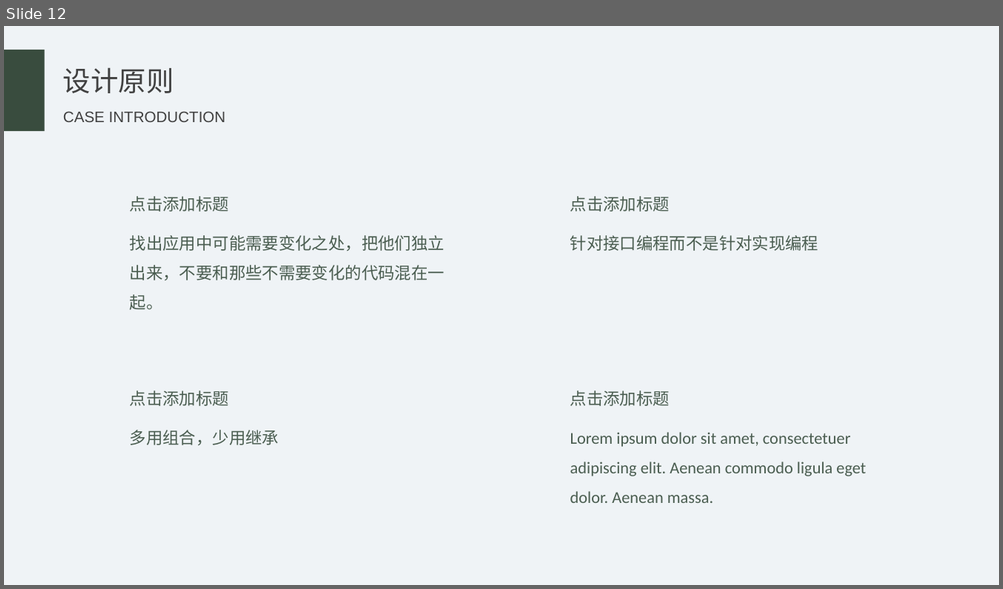
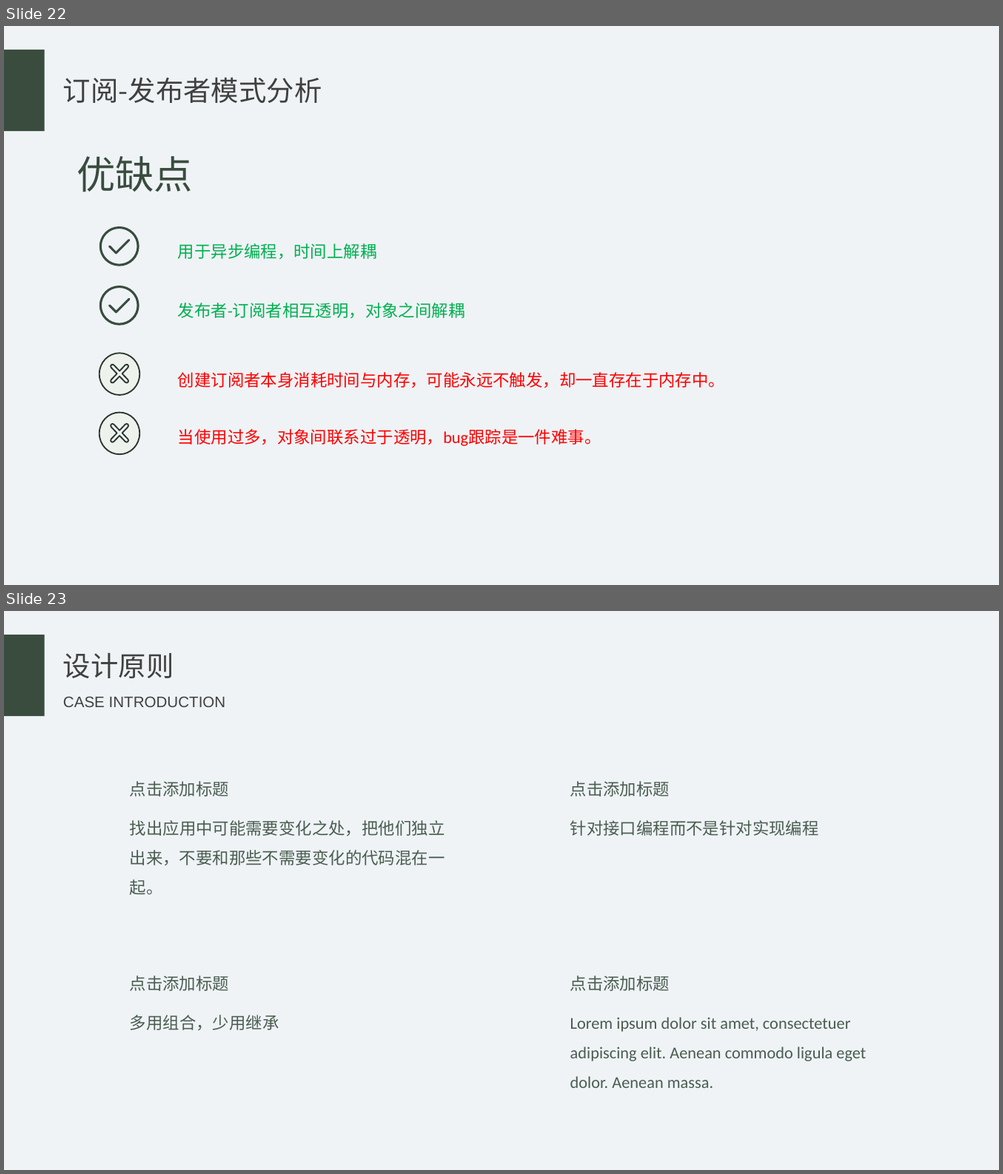
Before and after one commit to HTML-Worker/Design_Pattern_Sharing, a slide deck: doc/设计模式.pptx. Shown one above the other, each under a label of ours: slide 12 before the commit, slides 22 and 23 after it. The pictures are 1003x589 and 1003x1174 pixels, drawn with LibreOffice and Linux fonts; fonts in the diff are those of the drawing. Boxes give left, top, right and bottom in pixels: in the first picture for what was removed or moved away, otherwise in the second. Text is boxed around its words. In the diff, an @@ line names an element or a change of style, - is before the commit and + after.

Commit message:
完成设计模式分享ppt初稿

```diff
--- a/doc/设计模式.pptx
+++ b/doc/设计模式.pptx
@@ slide 22 added at (4,26,999,585), background #EFF3F6 @@
@@ rectangle added at (4,50,45,131), fill #394C3E @@
@@ text added at (63,77,322,103), 20 pt, text #404040 @@
+订阅-发布者模式分析
@@ freeform shape added at (99,227,139,266), fill #394C3E @@
@@ freeform shape added at (108,239,131,254), fill #394C3E @@
@@ freeform shape added at (99,286,139,326), fill #394C3E @@
@@ freeform shape added at (108,298,131,313), fill #394C3E @@
@@ freeform shape added at (99,353,140,395), fill #EDF2EC, outline #2A382E 1 pt @@
@@ freeform shape added at (99,413,140,454), fill #EDF2EC, outline #2A382E 1 pt @@
@@ group added at (77,156,725,446): 5 texts @@
+优缺点
+用于异步编程，时间上解耦
+发布者-订阅者相互透明，对象之间解耦
+创建订阅者本身消耗时间与内存，可能永远不触发，却一直存在于内存中。
+当使用过多，对象间联系过于透明，bug跟踪是一件难事。
@@ what was slide 12 is now slide 23 @@
```
Also in this commit, not shown: 7 slides changed, 15 other slides added, 13 slides removed, 1 other file.
